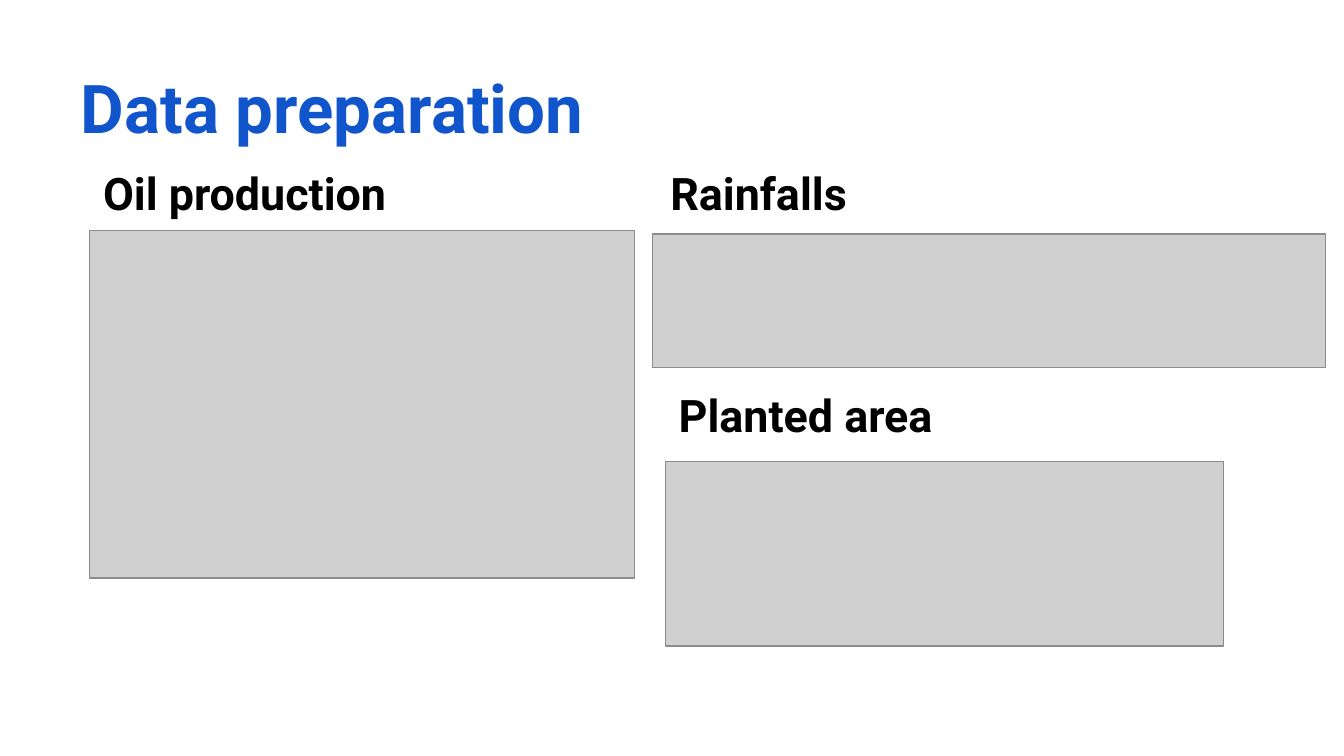
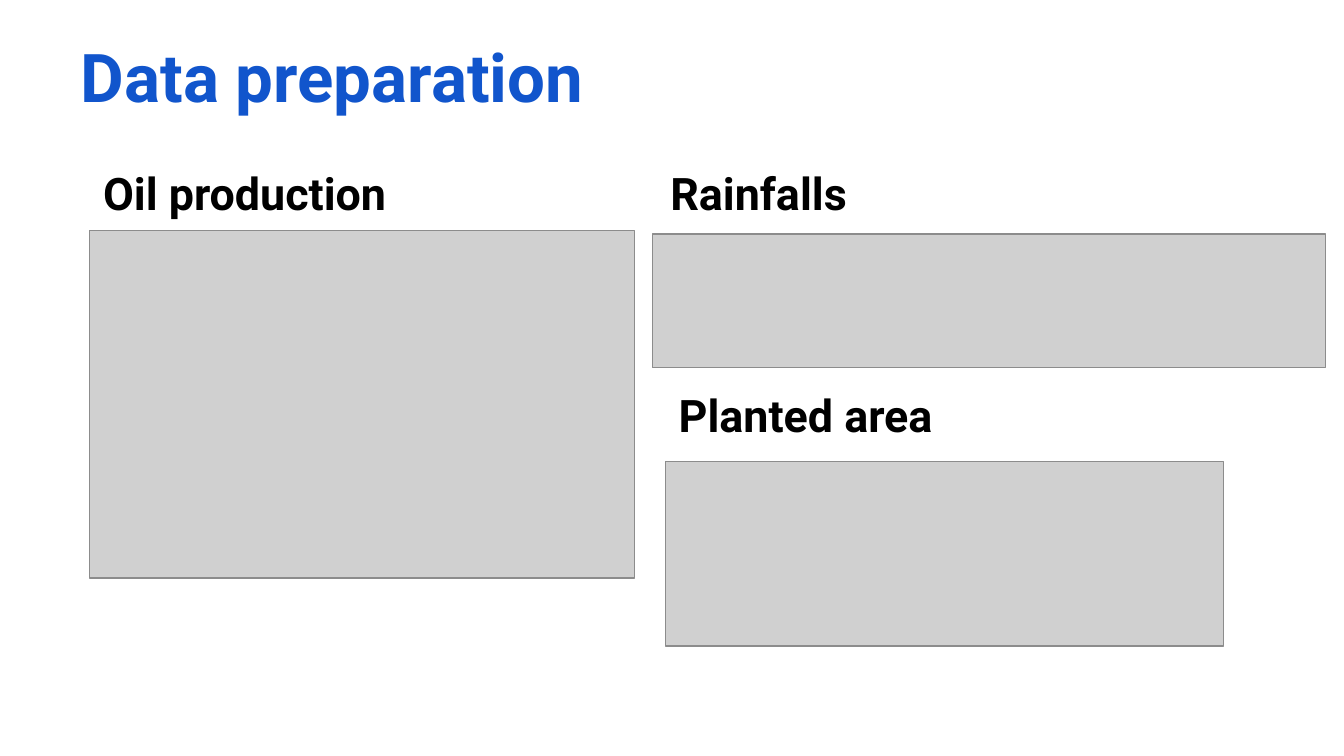
Before and after one commit to illia-alifanov/ds_palm_oil, a slide deck: slide 3 of doc/ds_timeseries_Alifanov.pptx. Drawn at 1344x756 pixels with LibreOffice and Linux fonts; fonts in the diff are those of the drawing; grey boxes stand for pictures. Boxes give left, top, right and bottom in pixels: in the first picture for what was removed or moved away, otherwise in the second. Text is boxed around its words. In the diff, an @@ line names an element or a change of style, - is before the commit and + after.

```diff
--- a/doc/ds_timeseries_Alifanov.pptx
+++ b/doc/ds_timeseries_Alifanov.pptx
@@ title "Data preparation": place and size @@
-title "Data preparation" at box(81, 83, 583, 147)
+title "Data preparation" at box(81, 52, 583, 116)
```
Also in this commit, not shown: 1 other slide changed, 16 slides added, 4 slides removed, 4 other files.
